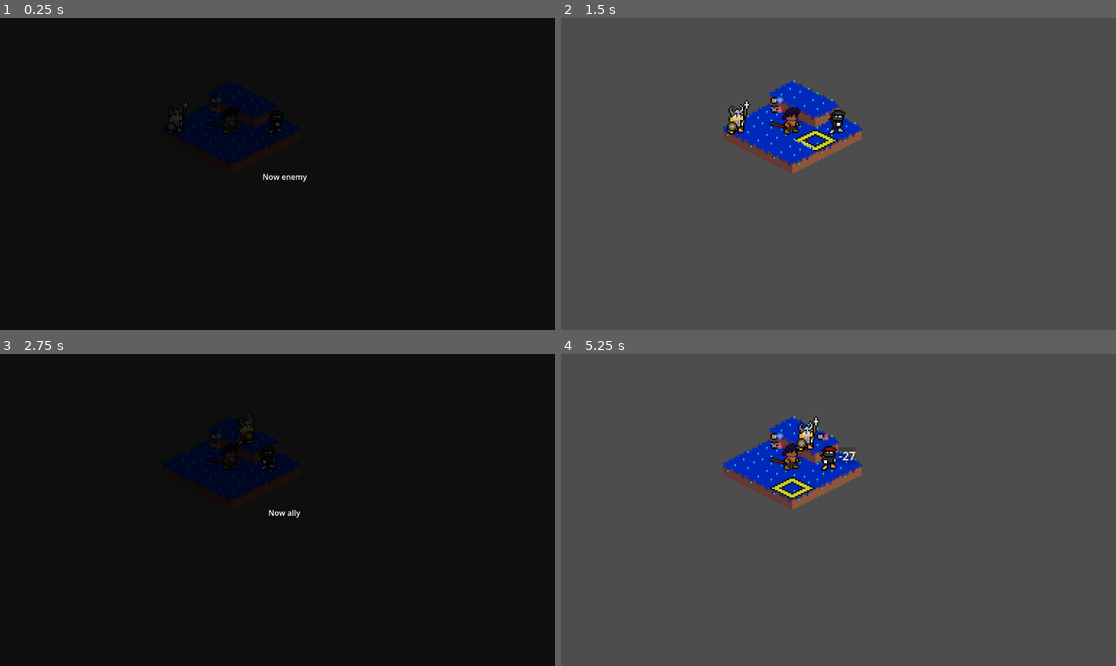
Above: before the commit, frames 1-4 (two rows, left to right).
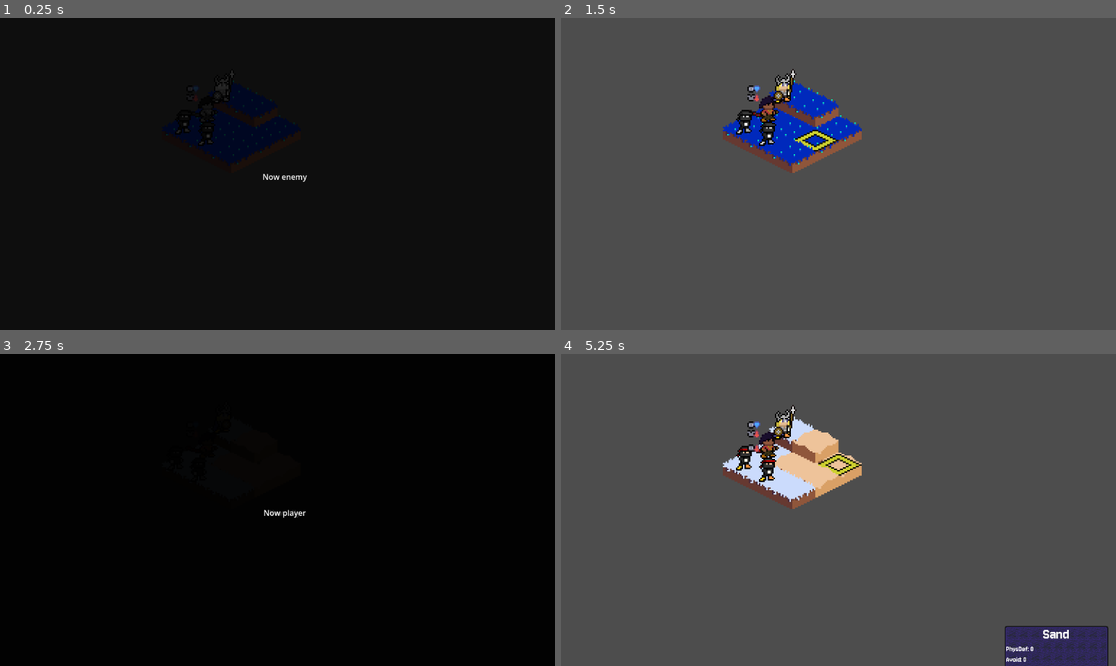
Above: after the commit, the same moments.

Repository: Puffe14/godot-breaker-srpg
Game: Godot game, scene res://nodes/main_gui.tscn
Two runs of this game, one before a commit and one after it. Both use one fixed random seed, a clock stepped at 60 frames per second and the inputs below.
Inputs (mouse positions are in pixels of both pictures, inside the frame that each line leads up to):
- Up to frame 1 (0.25 s): no input
- Up to frame 2 (1.5 s): tap Enter at 0.5 s; move the mouse to (816, 139) at 0.52 s; tap Tab (deselect) at 0.6 s; click (816, 139) at 0.67 s; click (816, 139) at 1.35 s
- Up to frame 3 (2.75 s): tap Space at 2 s; move the mouse to (233, 488) at 2.02 s; tap Tab (deselect) at 2.1 s; click (233, 488) at 2.17 s
- Up to frame 4 (5.25 s): tap Enter at 2.75 s; click (794, 488) at 2.85 s; tap Space at 3.5 s; move the mouse to (816, 475) at 3.52 s; tap Tab (deselect) at 3.6, 5.1 s; click (816, 475) at 3.67 s; move the mouse to (794, 488) at 4.27 s; click (794, 488) at 4.35 s; move the mouse to (838, 463) at 5.02 s; click (838, 463) at 5.17 s

The runs differ from the first frame. In frame 1, 0.7% of the frame differs, in the area x 29-52%, y 16-41%; in frame 2, 1.6%; in frame 3, 2.7%; in frame 4, 6.4%, in the area x 29-99%, y 16-100%.
Error before the commit: Invalid call. Nonexistent function 'addDeployed' in base 'Nil'. (res://scripts/components/maps/field_map.gd:108)

Commit message:
Added deploiment to FileLoader

Diff:
--- a/file_loader.gd
+++ b/file_loader.gd
@@ -40,7 +40,13 @@
 		new_tile.position = Vector3i(index%map.grid.row, index/map.grid.column, heights[index])
 		map.grid.tiles.append(new_tile)
 		index+=1
+	# deployment
+	map.deployment = []
+	for location in map_json["deploy"]:
+		map.deployment.append(Vector2i(location[0], location[1]))
 	## units onto map
+	map.enemies = []
+	map.allies = []
 	var joining = map_json["joining"]
 	for joiner in joining:
 		var unit: Units = unit_dict[joiner[0]]
@@ -48,6 +54,7 @@
 		var location = joiner[2]
 		map.grid.addUnitAt(unit, Vector2i(location[0], location[1]))
 		map.addUnitToPlayerDeployed(unit)
+		unit.setTeam(Units.Team.Player)
 	var enemies = map_json["enemies"]
 	for grouping in enemies:
 		var group: Group = Group.new()
--- a/resources/data/maps/test_map.json
+++ b/resources/data/maps/test_map.json
@@ -1,7 +1,7 @@
 {
 	"enemies": [ [["BossLairaea",2,[1,1]]] ],
 	"allies": [[]],
-	"joining": [["Cylna",0,[0,0]]],
+	"joining": [["Cylna",0,[2,0]]],
 	"events": {
 	  "message": {
 		"title": "message",
--- a/resources/data/masp/test_map_field.tres
+++ b/resources/data/masp/test_map_field.tres
@@ -2,10 +2,7 @@
 
 [ext_resource type="Script" uid="uid://puvu5m1h8ffy" path="res://scripts/components/maps/field_map.gd" id="1_6a2bk"]
 [ext_resource type="Script" uid="uid://crqgat2qr076t" path="res://scripts/components/units/group.gd" id="1_ny7gg"]
-[ext_resource type="Resource" uid="uid://buxq4ac16fcnf" path="res://resources/data/test_group_a.tres" id="2_pu50u"]
 [ext_resource type="Script" uid="uid://cdouyaimvdgrx" path="res://scripts/components/maps/event.gd" id="2_vd0kk"]
-[ext_resource type="Resource" uid="uid://bwesf2unxmke3" path="res://resources/data/test_group_e.tres" id="3_k0t0v"]
-[ext_resource type="Resource" uid="uid://djh5vm7oim1mr" path="res://resources/data/test_grid.tres" id="6_k0t0v"]
 [ext_resource type="Script" uid="uid://0slpdtksthq2" path="res://scripts/components/units/units.gd" id="9_vcrps"]
 [ext_resource type="Script" uid="uid://cjlqy5rlp8ji7" path="res://scripts/components/maps/condition.gd" id="10_u2i03"]
 
@@ -17,16 +14,8 @@
 script = ExtResource("10_u2i03")
 metadata/_custom_type_script = "uid://cjlqy5rlp8ji7"
 
-[sub_resource type="Resource" id="Resource_0r4a4"]
-script = ExtResource("10_u2i03")
-metadata/_custom_type_script = "uid://cjlqy5rlp8ji7"
-
 [resource]
 script = ExtResource("1_6a2bk")
-grid = ExtResource("6_k0t0v")
-enemies = Array[ExtResource("1_ny7gg")]([ExtResource("3_k0t0v")])
-allies = Array[ExtResource("1_ny7gg")]([ExtResource("2_pu50u")])
 clearCondition = SubResource("Resource_k0t0v")
-loseConditions = Array[ExtResource("10_u2i03")]([SubResource("Resource_ghn50"), SubResource("Resource_0r4a4")])
-deployment = Array[Vector2i]([Vector2i(0, 0), Vector2i(2, 2)])
+loseConditions = Array[ExtResource("10_u2i03")]([SubResource("Resource_ghn50")])
 metadata/_custom_type_script = "uid://puvu5m1h8ffy"
--- /dev/null
+++ b/resources/data/masp/test_map_field_og.tres
@@ -0,0 +1,32 @@
+[gd_resource type="Resource" script_class="FieldMap" format=3 uid="uid://d08ufdvmyc403"]
+
+[ext_resource type="Script" uid="uid://crqgat2qr076t" path="res://scripts/components/units/group.gd" id="1_iop84"]
+[ext_resource type="Resource" uid="uid://buxq4ac16fcnf" path="res://resources/data/test_group_a.tres" id="2_cythp"]
+[ext_resource type="Script" uid="uid://cjlqy5rlp8ji7" path="res://scripts/components/maps/condition.gd" id="3_3bf31"]
+[ext_resource type="Resource" uid="uid://bwesf2unxmke3" path="res://resources/data/test_group_e.tres" id="4_hvyc2"]
+[ext_resource type="Script" uid="uid://cdouyaimvdgrx" path="res://scripts/components/maps/event.gd" id="5_rlwor"]
+[ext_resource type="Resource" uid="uid://djh5vm7oim1mr" path="res://resources/data/test_grid.tres" id="6_da42j"]
+[ext_resource type="Script" uid="uid://0slpdtksthq2" path="res://scripts/components/units/units.gd" id="7_f2vba"]
+[ext_resource type="Script" uid="uid://puvu5m1h8ffy" path="res://scripts/components/maps/field_map.gd" id="8_o1xwj"]
+
+[sub_resource type="Resource" id="Resource_k0t0v"]
+script = ExtResource("3_3bf31")
+metadata/_custom_type_script = "uid://cjlqy5rlp8ji7"
+
+[sub_resource type="Resource" id="Resource_ghn50"]
+script = ExtResource("3_3bf31")
+metadata/_custom_type_script = "uid://cjlqy5rlp8ji7"
+
+[sub_resource type="Resource" id="Resource_0r4a4"]
+script = ExtResource("3_3bf31")
+metadata/_custom_type_script = "uid://cjlqy5rlp8ji7"
+
+[resource]
+script = ExtResource("8_o1xwj")
+grid = ExtResource("6_da42j")
+enemies = Array[ExtResource("1_iop84")]([ExtResource("4_hvyc2")])
+allies = Array[ExtResource("1_iop84")]([ExtResource("2_cythp")])
+clearCondition = SubResource("Resource_k0t0v")
+loseConditions = Array[ExtResource("3_3bf31")]([SubResource("Resource_ghn50"), SubResource("Resource_0r4a4")])
+deployment = Array[Vector2i]([Vector2i(0, 0), Vector2i(2, 2)])
+metadata/_custom_type_script = "uid://puvu5m1h8ffy"
--- a/scripts/components/maps/field_map.gd
+++ b/scripts/components/maps/field_map.gd
@@ -105,7 +105,10 @@
 
 ## add more characters to this maps current player organization
 func addUnitToPlayerDeployed(unit: Units):
-	player.addDeployed(unit)
+	if player:
+		player.addDeployed(unit)
+	else:
+		print("No player to add ", unit._to_string(), " to.")
 
 
 func addUnitListToDeployed(units: Array[Units]):
--- a/scripts/ui/main_gui.gd
+++ b/scripts/ui/main_gui.gd
@@ -15,9 +15,9 @@
 var file_loader: FileLoader = FileLoader.new()
 
 func _ready() -> void:
+	file_loader.reread_map(map.field_map)
 	map.move.connect(move)
 	game.currentMap = map.field_map
-	file_loader.reread_map(map.field_map)
 	game.update.connect(on_game_update)
 	map.draw_tiles(map.direction)
 	draw_and_set_tiles()
--- a/scripts/ui/map_node.gd
+++ b/scripts/ui/map_node.gd
@@ -20,7 +20,8 @@
 		new_layer_node.position.y -= i*(tile_height/2)
 		new_layer_node.z_index = i
 	# create tiles
-	draw_tiles(direction)
+	if field_map.grid:
+		draw_tiles(direction)
 
 func layers() -> Array:
 	return get_children()
